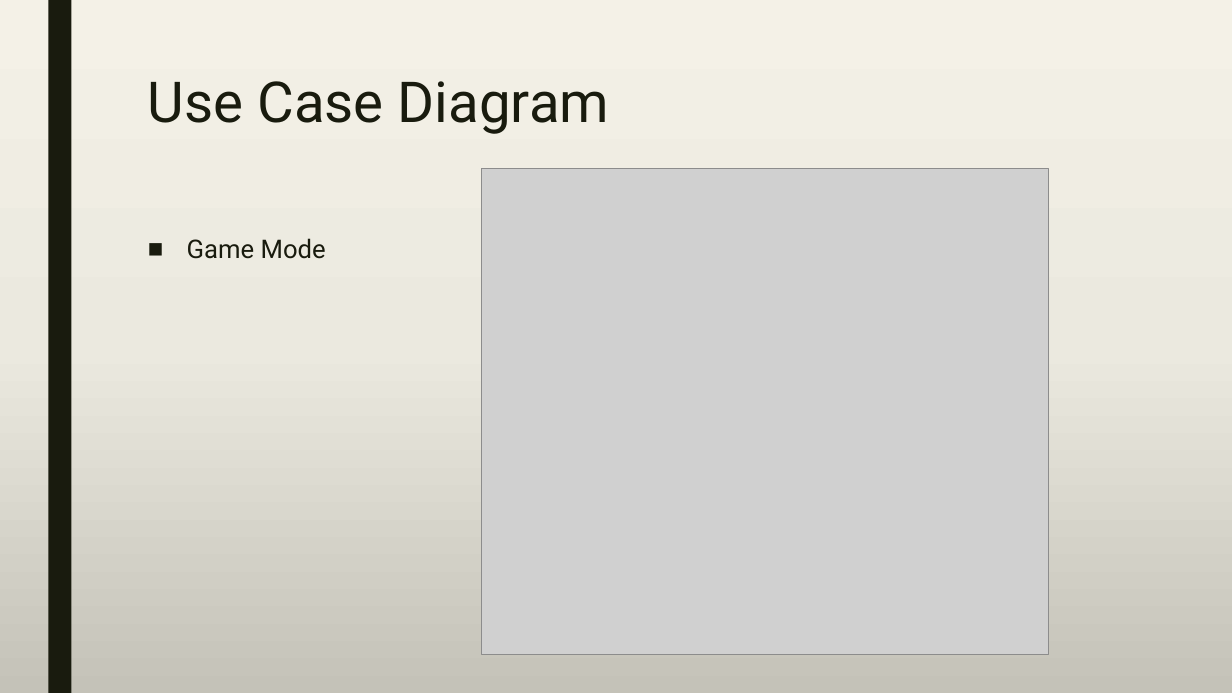
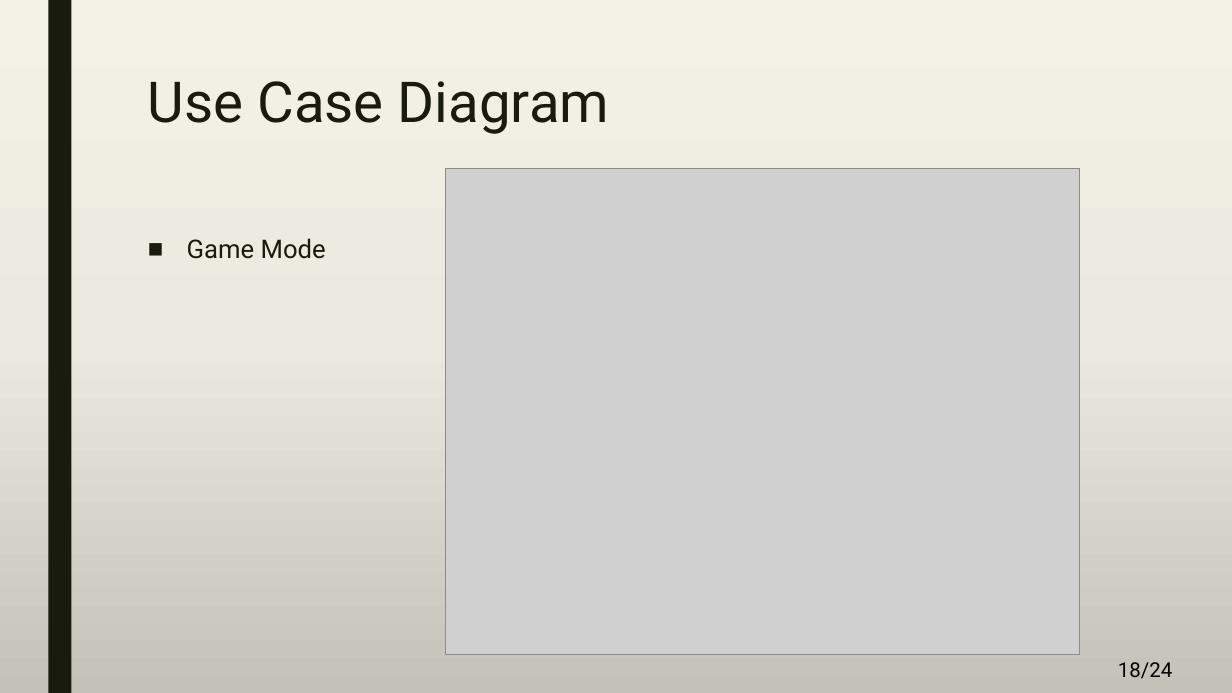
Before and after one commit to A-3li/Capstone, a slide deck: slide 18 of Capstone.pptx. Drawn at 1232x693 pixels with LibreOffice and Linux fonts; fonts in the diff are those of the drawing; grey boxes stand for pictures. Boxes give left, top, right and bottom in pixels: in the first picture for what was removed or moved away, otherwise in the second. Text is boxed around its words. In the diff, an @@ line names an element or a change of style, - is before the commit and + after.

```diff
--- a/Capstone.pptx
+++ b/Capstone.pptx
@@ picture: place and size @@
-picture at [482,169,1049,655]
+picture at [445,169,1080,655]
@@ page number added at [1118,662,1172,679], 16 pt, text #000000 @@
+18/24
```
Also in this commit, not shown: 21 other slides changed, 1 slide added.
